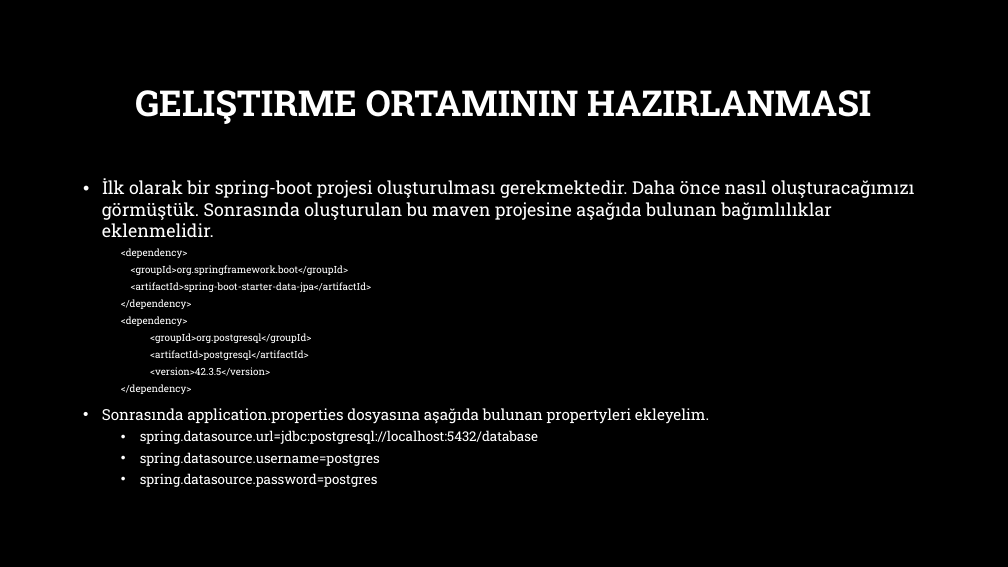
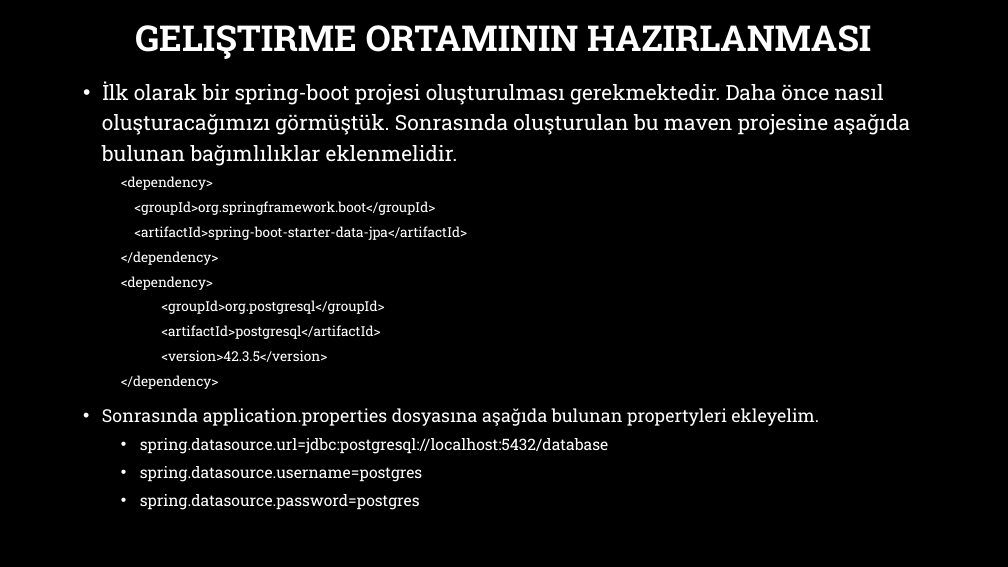
Before and after one commit to burakduman-bilgeadam/sunum, a slide deck: slide 14 of Spring/7-spring-data-jpa-hibernate.pptx. Drawn at 1008x567 pixels with LibreOffice and Linux fonts; fonts in the diff are those of the drawing; background and template pictures are left out. Boxes give left, top, right and bottom in pixels: in the first picture for what was removed or moved away, otherwise in the second. Text is boxed around its words. In the diff, an @@ line names an element or a change of style, - is before the commit and + after.

```diff
--- a/Spring/7-spring-data-jpa-hibernate.pptx
+++ b/Spring/7-spring-data-jpa-hibernate.pptx
@@ title "GELIŞTIRME ORTAMININ HAZIRLANMASI": place and size @@
-title "GELIŞTIRME ORTAMININ HAZIRLANMASI" at [135,90,871,124]
+title "GELIŞTIRME ORTAMININ HAZIRLANMASI" at [135,25,871,59]
@@ text "İlk olarak bir spring-boot projesi ...": place and size @@
-text "İlk olarak bir spring-boot projesi ..." at [102,178,914,487]
+text "İlk olarak bir spring-boot projesi ..." at [102,81,910,510]
@@ text "İlk olarak bir spring-boot projesi ..." at [102,81,910,510]: size 17 to 20 pt in "İlk olarak bir spring-boot projesi oluşturulması gerekmekted ..."; size 9.3 to 13 pt in "<dependency>", "<groupId>org.springframework.boot</groupId>", "<artifactId>spring-boot-starter-data-jpa</artifactId>", "</dependency>" and 5 more places; size 14.4 to 17 pt in "Sonrasında application.properties dosyasına aşağıda bulunan  ..."; size 12.8 to 15 pt in "spring.datasource.url=jdbc:postgresql://localhost:5432/datab ...", "spring.datasource.username=postgres", "spring.datasource.password=postgres"; line spacing 1 to 1.2 @@
```
Also in this commit, not shown: 7 other slides changed.
